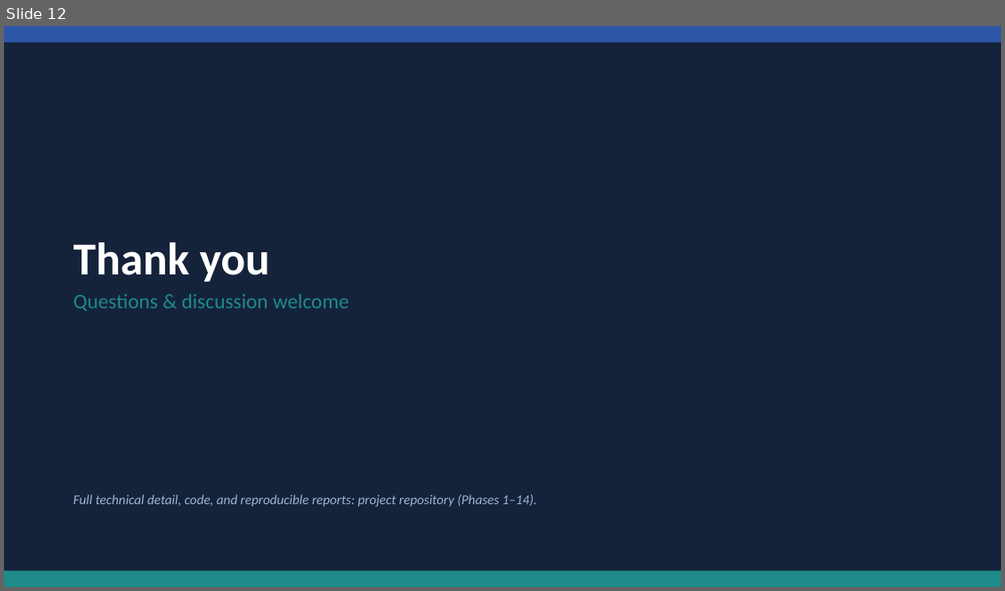
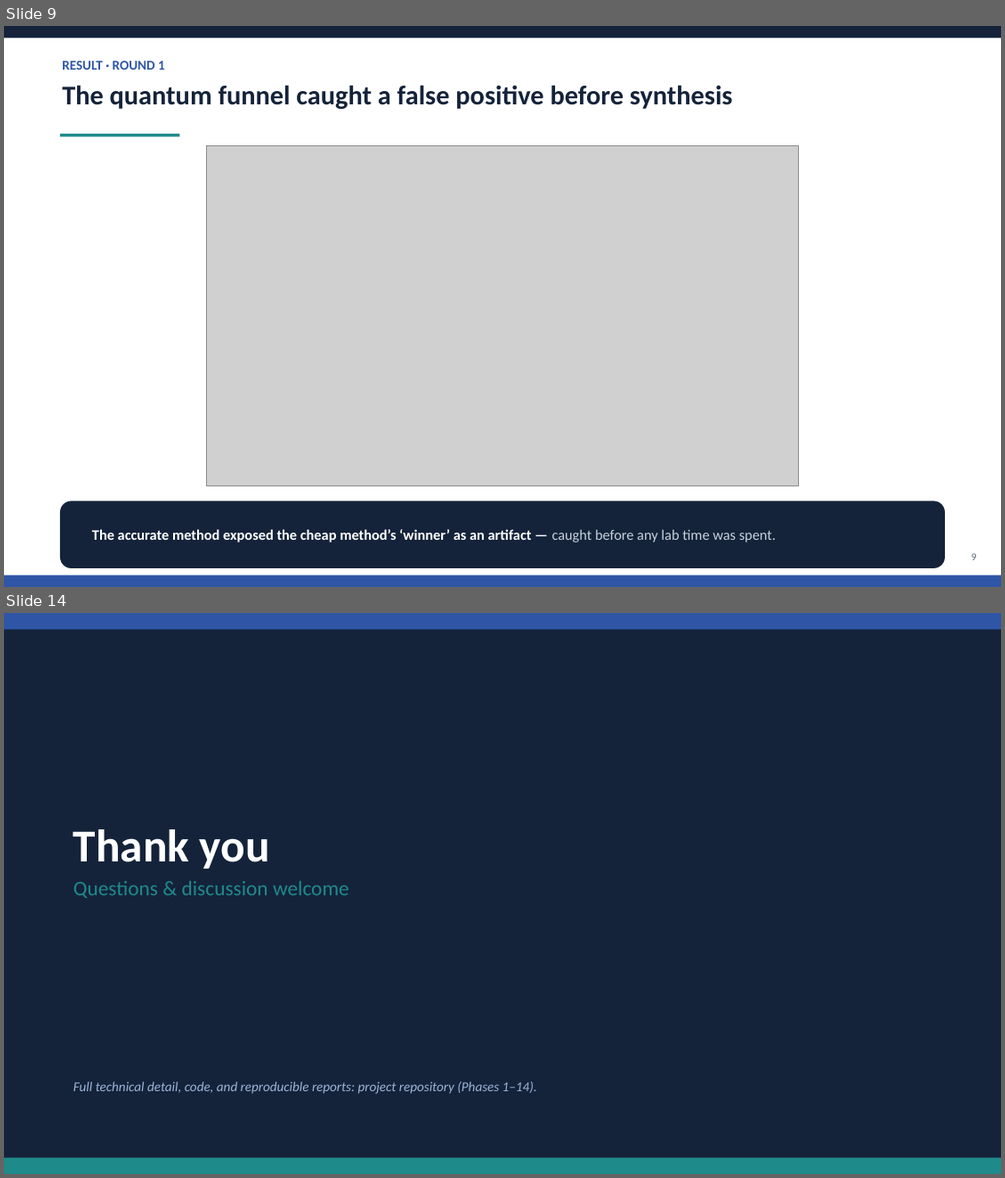
Before and after one commit to MrElss/Papulacandin, a slide deck: analysis/outputs/Papulacandin_promotion_report.pptx. Shown one above the other, each under a label of ours: slide 12 before the commit, slides 9 and 14 after it; the slides between them are not shown. The pictures are 1005x591 and 1005x1178 pixels, drawn with LibreOffice and Linux fonts; fonts in the diff are those of the drawing; grey boxes stand for pictures. Boxes give left, top, right and bottom in pixels: in the first picture for what was removed or moved away, otherwise in the second. Text is boxed around its words. In the diff, an @@ line names an element or a change of style, - is before the commit and + after.

```diff
--- a/analysis/outputs/Papulacandin_promotion_report.pptx
+++ b/analysis/outputs/Papulacandin_promotion_report.pptx
@@ slide 9 added at (x1=4, y1=26, x2=1001, y2=587), background #FFFFFF @@
@@ rectangle added at (x1=4, y1=26, x2=1001, y2=38), fill #14233A @@
@@ text added at (x1=62, y1=61, x2=165, y2=70), 13 pt, text #2F56A6, bold @@
+RESULT · ROUND 1
@@ text added at (x1=62, y1=85, x2=733, y2=109), 26 pt, text #14233A, bold @@
+The quantum funnel caught a false positive before synthesis
@@ rectangle added at (x1=60, y1=134, x2=179, y2=136), fill #1F8A8A @@
@@ picture added at (x1=207, y1=145, x2=798, y2=486) @@
@@ rounded rectangle added at (x1=60, y1=501, x2=945, y2=568), fill #14233A @@
@@ text added at (x1=92, y1=529, x2=776, y2=542), 14 pt, text #FFFFFF, bold @@
+The accurate method exposed the cheap method’s ‘winner’ as an artifact — caught before any lab time was spent.
@@ text added at (x1=971, y1=553, x2=977, y2=560), 10 pt, text #5B6472 @@
+9
@@ rectangle added at (x1=4, y1=575, x2=1001, y2=587), fill #2F56A6 @@
@@ what was slide 12 is now slide 14 @@
```
Also in this commit, not shown: 9 slides changed, 3 other slides added, 2 slides removed, 9 other files.
